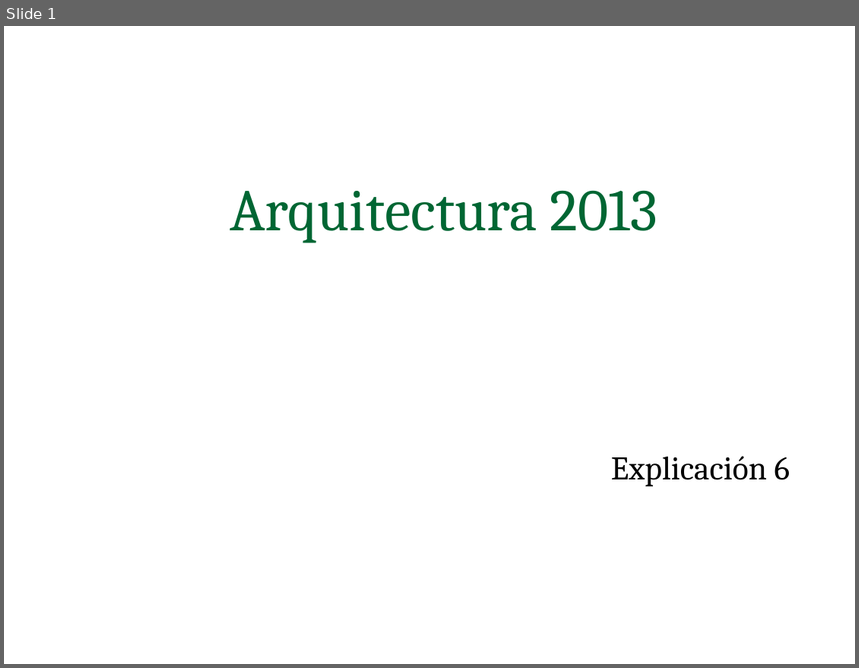
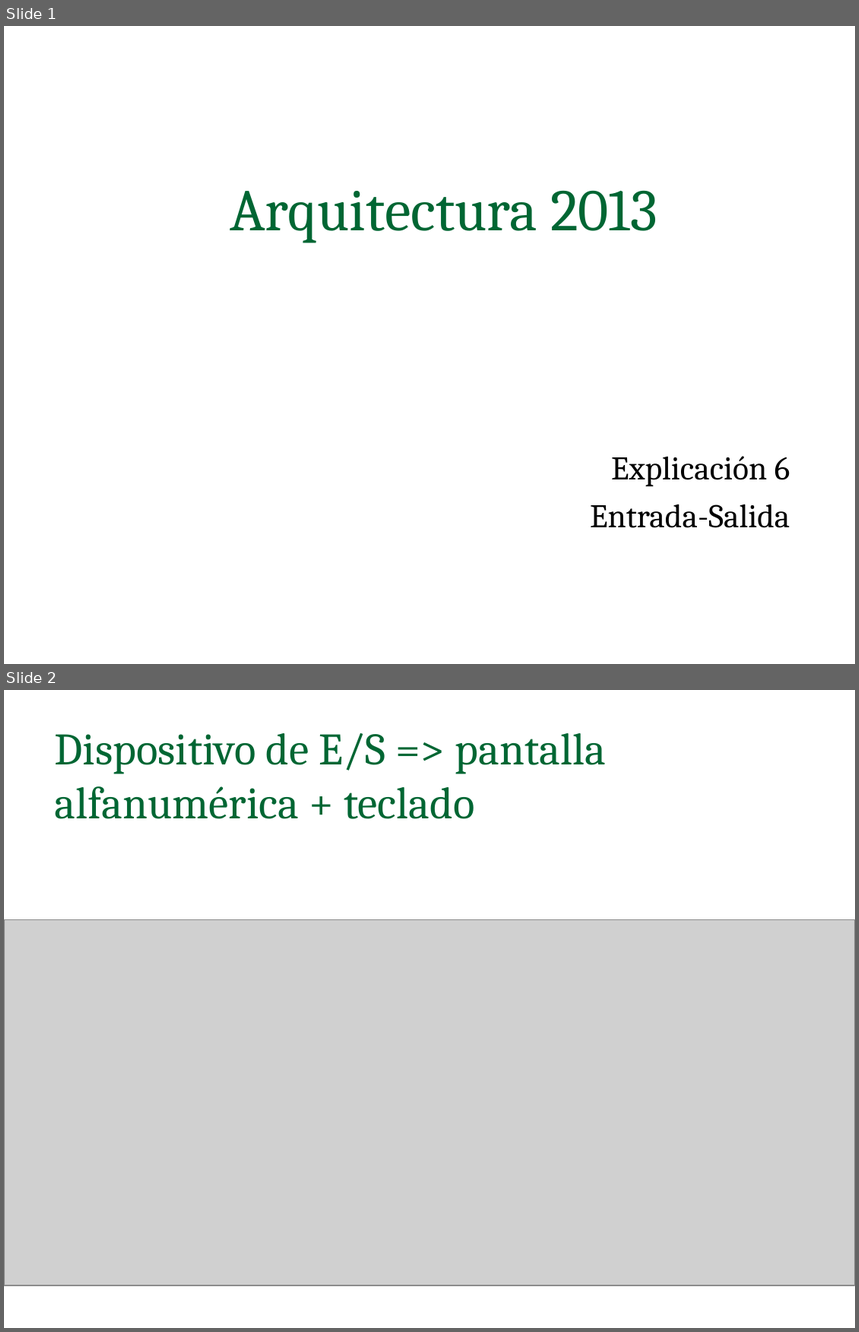
Before and after one commit to facundoq/facundoq.github.io, a slide deck: unlp/arq/clases/clase6.ppt. Shown one above the other, each under a label of ours: slide 1 before the commit, slides 1 and 2 after it. The pictures are 859x668 and 859x1332 pixels, drawn with LibreOffice and Linux fonts; fonts in the diff are those of the drawing; grey boxes stand for pictures. Boxes give left, top, right and bottom in pixels: in the first picture for what was removed or moved away, otherwise in the second. Text is boxed around its words. In the diff, an @@ line names an element or a change of style, - is before the commit and + after.

```diff
--- a/unlp/arq/clases/clase6.ppt
+++ b/unlp/arq/clases/clase6.ppt
@@ slide 2 added at [4,690,855,1328], background #FFFFFF @@
@@ text added at [55,733,606,819], 38 pt, text #006633 @@
+Dispositivo de E/S => pantalla alfanumérica + teclado
@@ picture added at [4,920,855,1286] @@
@@ slide 1 changed as well @@
@@ text at [590,504,790,528]: paragraph added @@
+Entrada-Salida
```
Also in this commit, not shown: 8 other slides changed, 4 other slides added, 2 slides removed.
